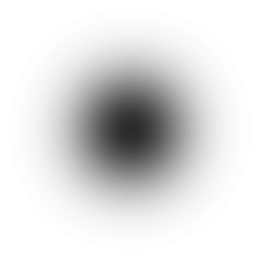
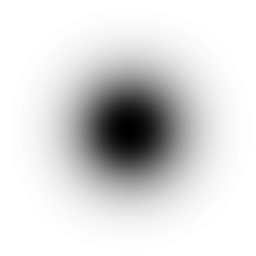
Layered file, before and after one edit (256×256). Changes by layer:
painted on "Layer 0" over [66, 67, 191, 192]
